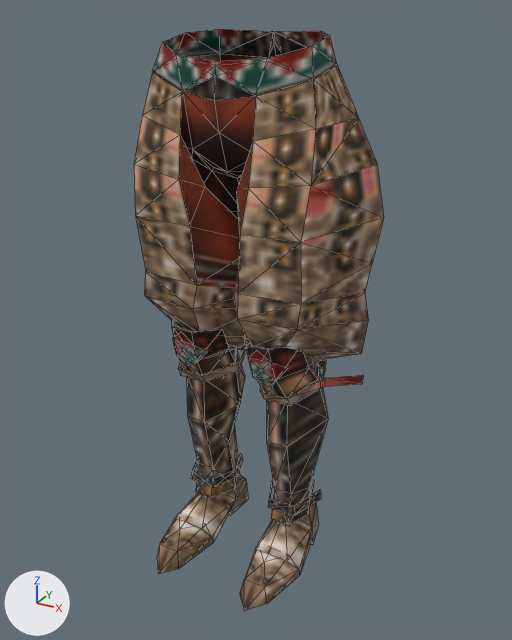
The glTF model public/models/armor/f_reg288.glb as it was, and as the next commit left it.
Rendered twice from a 50 mm camera at (66.2, -118.1, 8.8) aimed at (2.4, -2.1, -49.2). Arrows for +X, +Y and +Z are at lower left; the lights stay in place. The older version comes first. Mesh edges are drawn as thin lines. Vertices at exactly the same position are counted once.

Before the edit, the objects in view are built like this:
```python
me_mesh_0 = bpy.data.meshes.new('Mesh_0')
me_mesh_0.from_pydata(...)  # 425 vertices, 644 faces; spans x -1.0..1.0, y -1.0..0.82, z -1.0..0.05
me_mesh_0.materials.append(mat_material_0)
ob_mesh_0 = bpy.data.objects.new('Mesh_0', me_mesh_0)
ob_mesh_0.location = (0.0, 0.0, 0.0)
ob_mesh_0.scale = (26.8, 22.7, 105.0)
```
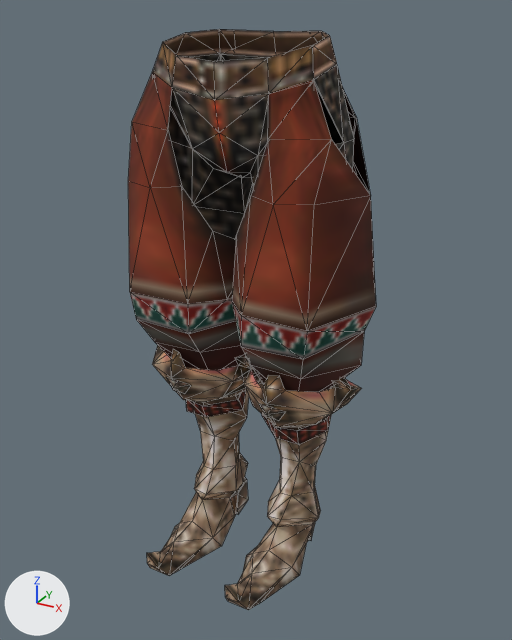
Location of each change, (x1, y1, x2, y2) in pixels of the pictures (512 x 640 px):
'Mesh_0', reshaped, rescaled
    before: (134, 29, 384, 611)
    after: (128, 29, 376, 610)
part 1 of me_mesh_0, rebuilt (27% shorter)
    before: (134, 29, 384, 524)
    after: (128, 29, 376, 392)
part 2 of me_mesh_0, added (brown)
    after: (147, 345, 260, 576)
part 3 of me_mesh_0, added (brown)
    after: (225, 360, 362, 610)
part 4 of me_mesh_0, reshaped
    before: (157, 332, 364, 611)
    after: (167, 378, 331, 445)

What the commit changed:
me_mesh_0 is used by ob_mesh_0; location (0.0, 0.0, 0.0); scale (26.8, 22.7, 105.0).
me_mesh_0 had 425 vertices, 644 faces and spanned x -1.0..1.0, y -1.0..0.82, z -1.0..0.05.
me_mesh_0 now has 382 vertices, 648 faces and spans x -1.0..1.0, y -1.0..0.72, z -1.0..0.05.
me_mesh_0 part 1: the loose piece of 285 vertices spanning x -1.0..1.0, y -0.62..0.82, z -0.91..0.05 is rebuilt with 156 vertices and now spans x -1.0..1.0, y -0.54..0.72, z -0.63..0.05.
me_mesh_0 part 2: a new loose piece of 94 vertices spanning x -0.89..0.08, y -1.0..0.48, z -1.0..-0.53, in mat_material_0.
me_mesh_0 part 3: a new loose piece of 94 vertices spanning x -0.08..0.89, y -1.0..0.48, z -1.0..-0.53, in mat_material_0.
Part 4, on me_mesh_0:
140 vertices are removed from x -0.88..0.88, y -1.0..0.44, z -1.0..-0.47.
166 faces are deleted.
38 vertices are added at x -0.67..0.67, y -0.5..0.43, z -0.7..-0.58.
36 new faces join them.
Object 'Mesh_0' (ob_mesh_0) is rescaled from (26.8, 22.7, 105.0) to (26.5, 27.6, 105.0).
